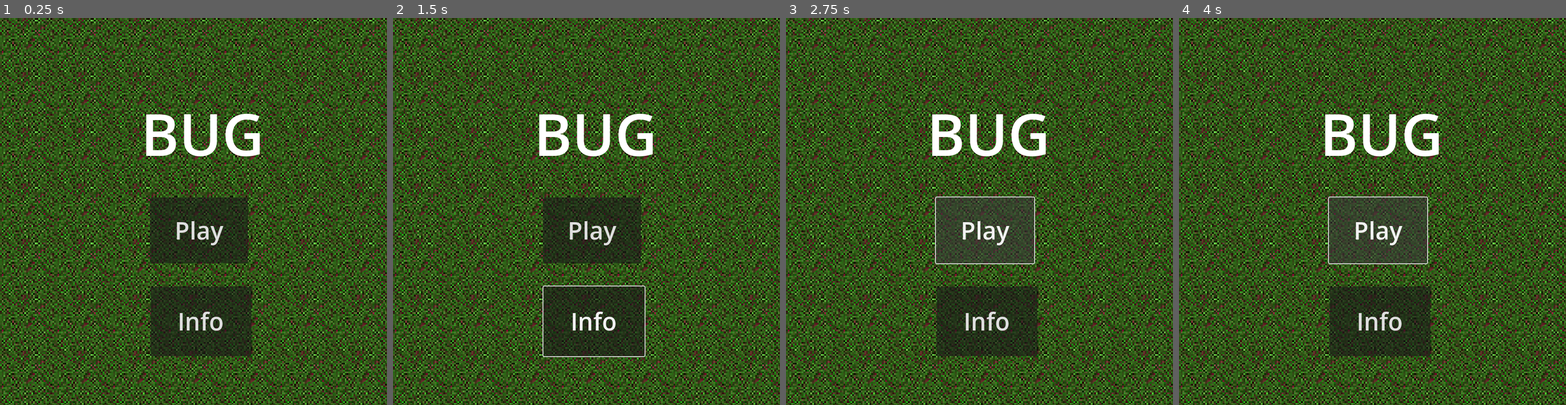
Above: before the commit, frames 1-4 (left to right).
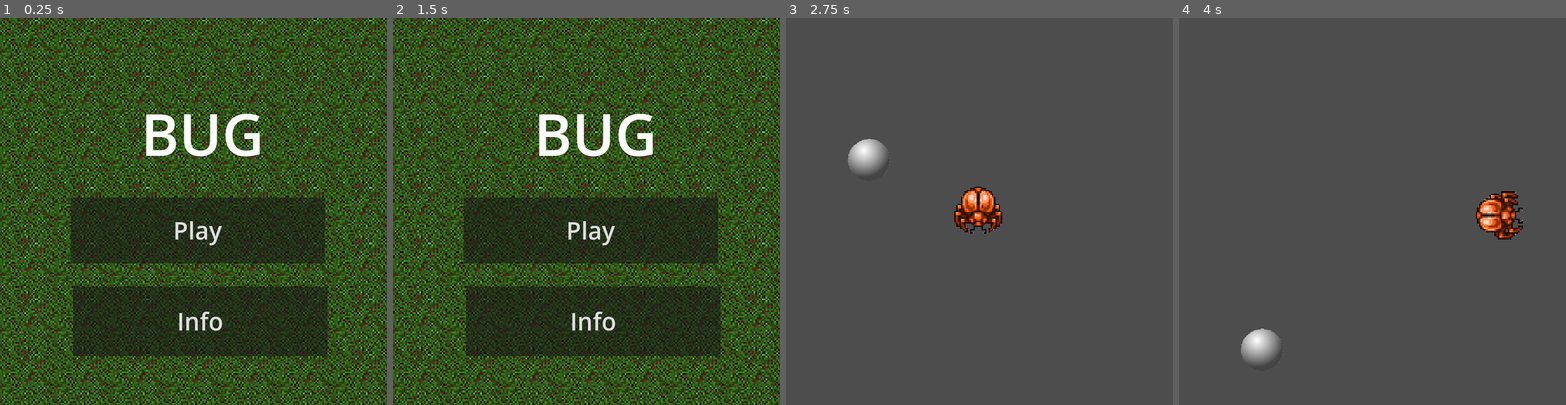
Above: after the commit, the same moments.

Repository: alejandro-piguave/BugGodot
Game: Godot game, scene res://scenes/menu.tscn
Same seed, same stepped clock (60 frames per second), same inputs: the game is played once before the commit and once after it. Before the commit the project has no main scene; this scene is started directly in both runs.
Inputs (mouse positions are in pixels of both pictures, inside the frame that each line leads up to):
- Up to frame 1 (0.25 s): no input
- Up to frame 2 (1.5 s): click "Info" at 0.5 s; click (590, 358) at 1.25 s, where only the run after the commit has a clickable "Back"
- Up to frame 3 (2.75 s): click "Play" at 2 s
- Up to frame 4 (4 s): click (1376, 230) at 2.75 s, where only the run before the commit has a clickable "Play"; hold D (move_right) from 3.53 s (still down)

The runs differ from the first frame. In frame 1, 10% of the frame differs, in the area x 18-85%, y 46-88%; in frame 2, 10%; in frame 3, 99%, in the area x 0-100%, y 0-100%; in frame 4, 99%.

Commit message:
add navigation between screens

Diff:
--- a/project.godot
+++ b/project.godot
@@ -11,6 +11,7 @@
 [application]
 
 config/name="Bug"
+run/main_scene="res://scenes/menu.tscn"
 config/features=PackedStringArray("4.2", "Forward Plus")
 
 [display]
--- a/scenes/info.tscn
+++ b/scenes/info.tscn
@@ -1,6 +1,7 @@
-[gd_scene load_steps=4 format=3 uid="uid://pb3et2fkxq0u"]
+[gd_scene load_steps=5 format=3 uid="uid://pb3et2fkxq0u"]
 
 [ext_resource type="Texture2D" uid="uid://bf7hfqrdt2fjm" path="res://sprites/tiles/grass.png" id="1_gvj2u"]
+[ext_resource type="Script" path="res://scripts/info.gd" id="1_kpbs5"]
 
 [sub_resource type="TileSetAtlasSource" id="TileSetAtlasSource_lt6rm"]
 texture = ExtResource("1_gvj2u")
@@ -21,16 +22,14 @@
 anchor_bottom = 1.0
 grow_horizontal = 2
 grow_vertical = 2
+script = ExtResource("1_kpbs5")
 
 [node name="TileMap" type="TileMap" parent="."]
 scale = Vector2(3.6, 3.6)
-tile_set = SubResource("TileSet_xp6bd")
+tile_set = SubResource("TileSet_d15ho")
 format = 2
 layer_0/name = "background"
 layer_0/tile_data = PackedInt32Array(0, 2, 0, 1, 2, 0, 2, 2, 0, 3, 2, 0, 4, 2, 0, 65540, 2, 0, 65541, 2, 0, 131077, 2,  …(561 unchanged characters)…
-layer_1/name = "foreground"
-layer_1/z_index = 1
-layer_1/tile_data = PackedInt32Array(393222, 3, 0, 6, 3, 0, 0, 3, 0, 393216, 3, 0, 393217, 4, 0, 393218, 4, 0, 393219, 4, 0, 393220, 4, 0, 393221, 4, 0, 327686, 4, 1610612736, 262150, 4, 1610612736, 196614, 4, 1610612736, 131078, 4, 1610612736, 65542, 4, 1610612736, 5, 4, 805306368, 4, 4, 805306368, 3, 4, 805306368, 2, 4, 805306368, 1, 4, 805306368, 65536, 4, 1342177280, 131072, 4, 1342177280, 196608, 4, 1342177280, 262144, 4, 1342177280, 327680, 4, 1342177280)
 
 [node name="Label" type="Label" parent="."]
 layout_mode = 0
@@ -47,7 +46,7 @@
 offset_left = 56.0
 offset_top = 204.0
 offset_right = 755.0
-offset_bottom = 714.0
+offset_bottom = 621.0
 color = Color(0, 0, 0, 0.435294)
 
 [node name="Label2" type="Label" parent="ColorRect"]
@@ -56,8 +55,20 @@
 offset_top = 20.0
 offset_right = 678.0
 offset_bottom = 524.0
+theme_override_font_sizes/font_size = 30
 text = "Use W,A,S,D to move.
 The pipes will turn red for a moment before the balls start coming out of them.
 If the balls return to their respective opposite pipe and you survive, it counts as a point.
 Try to get as many points as possible."
 autowrap_mode = 3
+
+[node name="BackButton" type="Button" parent="."]
+layout_mode = 0
+offset_left = 161.0
+offset_top = 658.0
+offset_right = 651.0
+offset_bottom = 753.0
+theme_override_font_sizes/font_size = 40
+text = "Back"
+
+[connection signal="button_down" from="BackButton" to="." method="_on_back_button_button_down"]
--- a/scenes/menu.tscn
+++ b/scenes/menu.tscn
@@ -1,18 +1,16 @@
-[gd_scene load_steps=4 format=3 uid="uid://dy2pddht1jd4y"]
+[gd_scene load_steps=5 format=3 uid="uid://dy2pddht1jd4y"]
 
+[ext_resource type="Script" path="res://scripts/menu.gd" id="1_ixkua"]
 [ext_resource type="Texture2D" uid="uid://bf7hfqrdt2fjm" path="res://sprites/tiles/grass.png" id="1_lpa1o"]
 
-[sub_resource type="TileSetAtlasSource" id="TileSetAtlasSource_lt6rm"]
+[sub_resource type="TileSetAtlasSource" id="TileSetAtlasSource_perlw"]
 texture = ExtResource("1_lpa1o")
 texture_region_size = Vector2i(32, 32)
 0:0/0 = 0
-0:0/0/physics_layer_0/linear_velocity = Vector2(0, 0)
-0:0/0/physics_layer_0/angular_velocity = 0.0
 
-[sub_resource type="TileSet" id="TileSet_8dk3m"]
+[sub_resource type="TileSet" id="TileSet_kyh8s"]
 tile_size = Vector2i(32, 32)
-physics_layer_0/collision_layer = 1
-sources/2 = SubResource("TileSetAtlasSource_lt6rm")
+sources/0 = SubResource("TileSetAtlasSource_perlw")
 
 [node name="Control" type="Control"]
 layout_mode = 3
@@ -21,16 +19,14 @@
 anchor_bottom = 1.0
 grow_horizontal = 2
 grow_vertical = 2
+script = ExtResource("1_ixkua")
 
 [node name="TileMap" type="TileMap" parent="."]
 scale = Vector2(3.6, 3.6)
-tile_set = SubResource("TileSet_8dk3m")
+tile_set = SubResource("TileSet_kyh8s")
 format = 2
 layer_0/name = "background"
-layer_0/tile_data = PackedInt32Array(0, 2, 0, 1, 2, 0, 2, 2, 0, 3, 2, 0, 4, 2, 0, 65540, 2, 0, 65541, 2, 0, 131077, 2, 0, 131078, 2, 0, 65542, 2, 0, 6, 2, 0, 5, 2, 0, 131076, 2, 0, 196612, 2, 0, 196611, 2, 0, 131075, 2, 0, 131074, 2, 0, 65538, 2, 0, 65537, 2, 0, 65536, 2, 0, 65539, 2, 0, 131073, 2, 0, 131072, 2, 0, 196608, 2, 0, 196609, 2, 0, 196610, 2, 0, 196613, 2, 0, 196614, 2, 0, 262150, 2, 0, 327686, 2, 0, 393222, 2, 0, 393216, 2, 0, 327680, 2, 0, 262144, 2, 0, 262145, 2, 0, 327681, 2, 0, 393217, 2, 0, 262146, 2, 0, 327682, 2, 0, 393218, 2, 0, 393219, 2, 0, 327683, 2, 0, 327684, 2, 0, 262148, 2, 0, 262147, 2, 0, 262149, 2, 0, 327685, 2, 0, 393221, 2, 0, 393220, 2, 0)
-layer_1/name = "foreground"
-layer_1/z_index = 1
-layer_1/tile_data = PackedInt32Array(393222, 3, 0, 6, 3, 0, 0, 3, 0, 393216, 3, 0, 393217, 4, 0, 393218, 4, 0, 393219, 4, 0, 393220, 4, 0, 393221, 4, 0, 327686, 4, 1610612736, 262150, 4, 1610612736, 196614, 4, 1610612736, 131078, 4, 1610612736, 65542, 4, 1610612736, 5, 4, 805306368, 4, 4, 805306368, 3, 4, 805306368, 2, 4, 805306368, 1, 4, 805306368, 65536, 4, 1342177280, 131072, 4, 1342177280, 196608, 4, 1342177280, 262144, 4, 1342177280, 327680, 4, 1342177280)
+layer_0/tile_data = PackedInt32Array(0, 0, 0, 1, 0, 0, 2, 0, 0, 3, 0, 0, 4, 0, 0, 5, 0, 0, 6, 0, 0, 65542, 0, 0, 131078, 0, 0, 196614, 0, 0, 262150, 0, 0, 327686, 0, 0, 393222, 0, 0, 393221, 0, 0, 393220, 0, 0, 393219, 0, 0, 393218, 0, 0, 393217, 0, 0, 393216, 0, 0, 327680, 0, 0, 262144, 0, 0, 196608, 0, 0, 131072, 0, 0, 65536, 0, 0, 65537, 0, 0, 65538, 0, 0, 65539, 0, 0, 65540, 0, 0, 65541, 0, 0, 131077, 0, 0, 196613, 0, 0, 262149, 0, 0, 327685, 0, 0, 327684, 0, 0, 327683, 0, 0, 262147, 0, 0, 262146, 0, 0, 327682, 0, 0, 327681, 0, 0, 262145, 0, 0, 262148, 0, 0, 196612, 0, 0, 196611, 0, 0, 196610, 0, 0, 196609, 0, 0, 131073, 0, 0, 131074, 0, 0, 131075, 0, 0, 131076, 0, 0)
 
 [node name="Title" type="Label" parent="."]
 layout_mode = 0
@@ -43,19 +39,22 @@
 "
 
 [node name="PlayButton" type="Button" parent="."]
-offset_left = 310.0
+offset_left = 146.0
 offset_top = 371.0
-offset_right = 513.0
+offset_right = 672.0
 offset_bottom = 507.0
 theme_override_font_sizes/font_size = 50
 text = "Play"
 
 [node name="InfoButton" type="Button" parent="."]
 layout_mode = 0
-offset_left = 311.0
+offset_left = 151.0
 offset_top = 555.0
-offset_right = 520.0
+offset_right = 677.0
 offset_bottom = 699.0
 theme_override_font_sizes/font_size = 50
 text = "Info
 "
+
+[connection signal="button_down" from="PlayButton" to="." method="_on_play_button_button_down"]
+[connection signal="button_down" from="InfoButton" to="." method="_on_info_button_button_down"]
--- /dev/null
+++ b/scripts/info.gd
@@ -0,0 +1,5 @@
+extends Control
+
+
+func _on_back_button_button_down():
+	get_tree().change_scene_to_file("res://scenes/menu.tscn")
--- /dev/null
+++ b/scripts/menu.gd
@@ -0,0 +1,9 @@
+extends Control
+
+
+func _on_play_button_button_down():
+	get_tree().change_scene_to_file("res://scenes/main.tscn")
+
+
+func _on_info_button_button_down():
+	get_tree().change_scene_to_file("res://scenes/info.tscn")
Not shown: 1 places in scenes/info.tscn that only renumber resources
